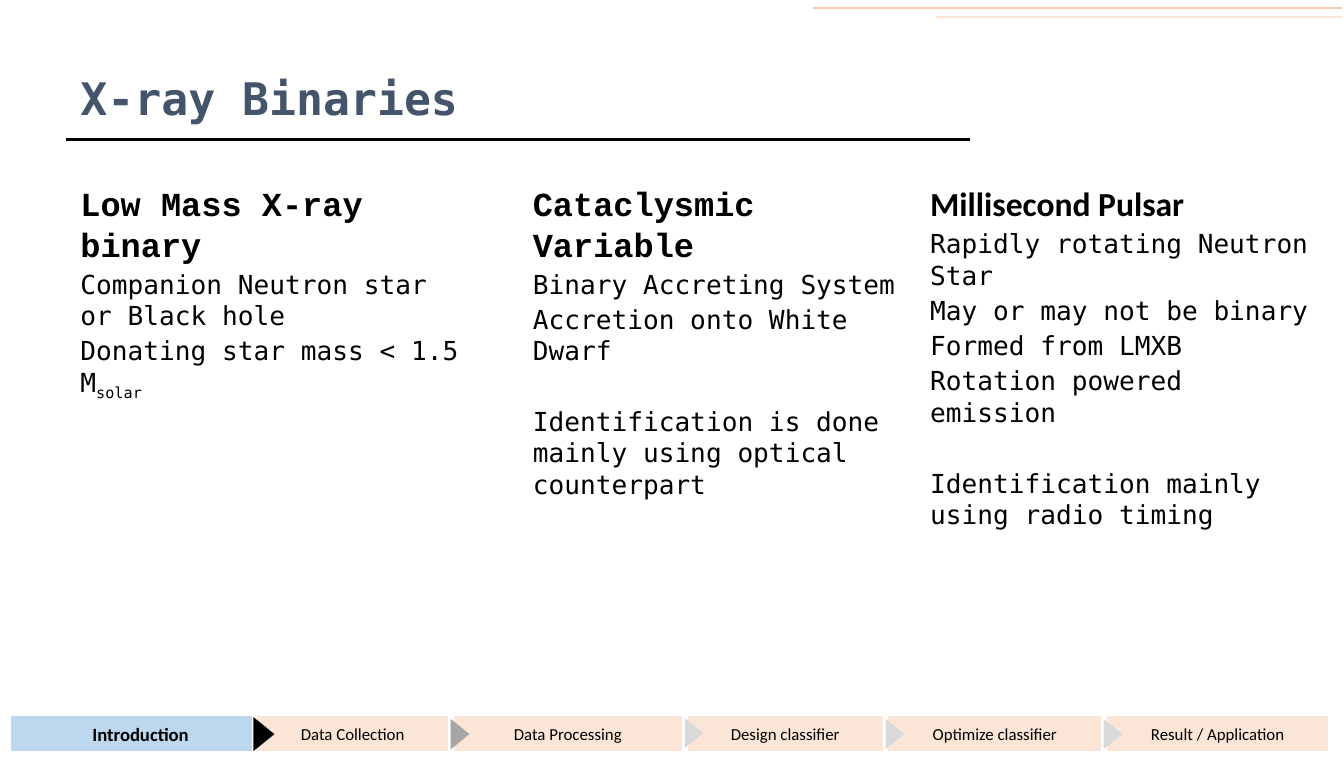
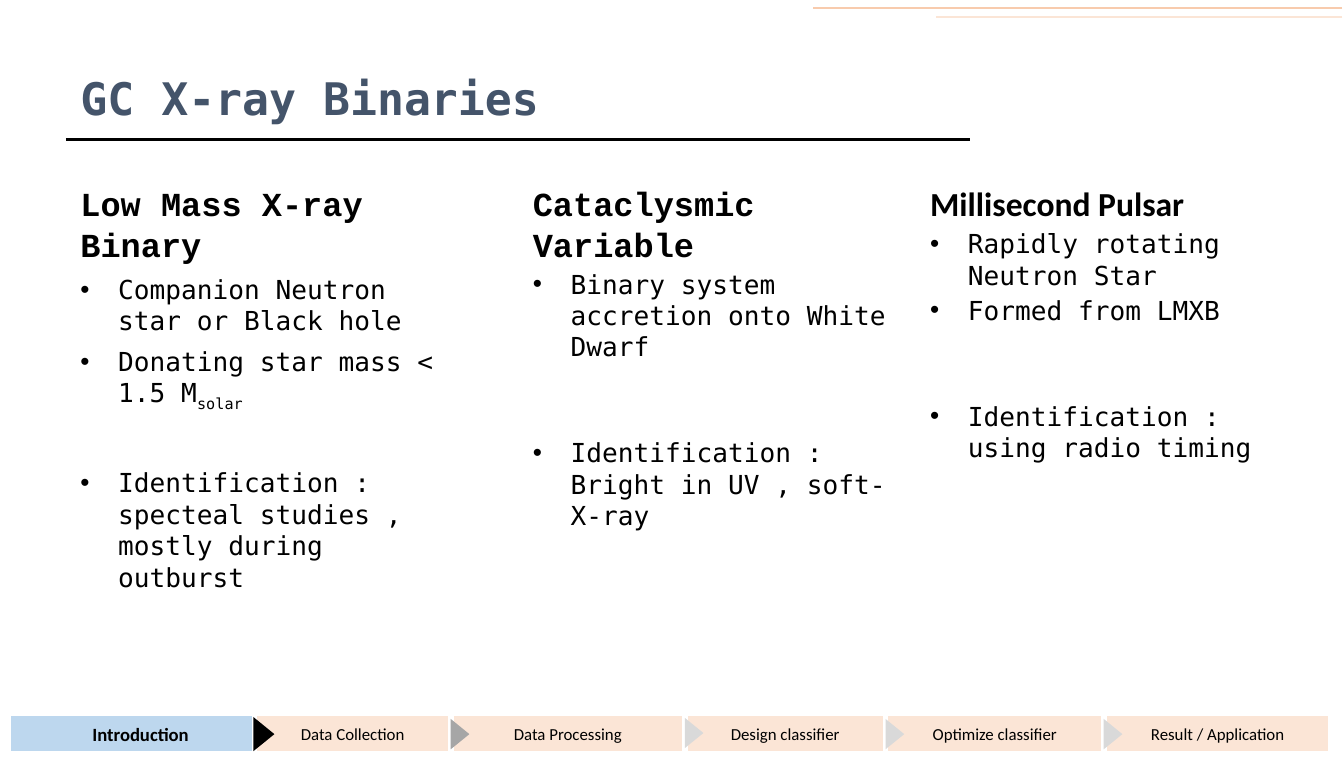
Before and after one commit to KumaranShivam5/gemini, a slide deck: slide 8 of presentation/end_sem_dec_2021/ppt_draft_backup.pptx (slide 6 before the commit). Drawn at 1344x757 pixels with LibreOffice and Linux fonts; fonts in the diff are those of the drawing. Boxes give left, top, right and bottom in pixels: in the first picture for what was removed or moved away, otherwise in the second. Text is boxed around its words. In the diff, an @@ line names an element or a change of style, - is before the commit and + after.

```diff
--- a/presentation/end_sem_dec_2021/ppt_draft_backup.pptx
+++ b/presentation/end_sem_dec_2021/ppt_draft_backup.pptx
@@ title at [80, 79, 539, 125]: text changed @@
-X-ray Binaries
+GC X-ray Binaries
@@ text at [80, 194, 363, 264]: text changed @@
-Low Mass X-ray binary
+Low Mass X-ray Binary
@@ text at [968, 233, 1220, 321]: bullet none to • @@
@@ text at [118, 279, 402, 403]: bullet none to •; more space between paragraphs @@
@@ text at [571, 274, 886, 530]: text changed @@
-Binary Accreting System
-Accretion onto White Dwarf
-Identification is done mainly using optical counterpart
+• Binary system accretion onto White Dwarf
+• Identification : Bright in UV , soft-X-ray
@@ text at [930, 300, 1308, 325]: paragraph removed @@
-May or may not be binary
@@ text at [968, 406, 1251, 462]: text changed @@
-Rotation powered emission
-Identification mainly using radio timing
+• Identification : using radio timing
@@ text at [118, 472, 370, 588]: paragraph added @@
+• Identification : specteal studies , mostly during outburst
```
Also in this commit, not shown: 53 other slides changed, 9 slides added, 1 slide removed, 15 other files.
